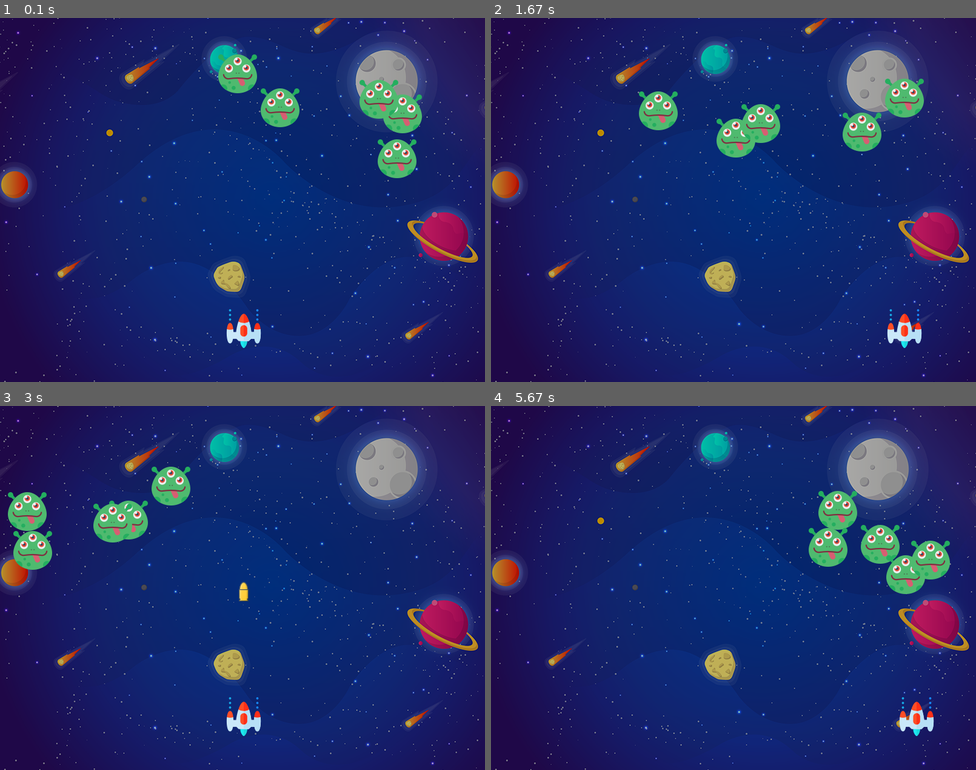
Above: before the commit, frames 1-4 (two rows, left to right).
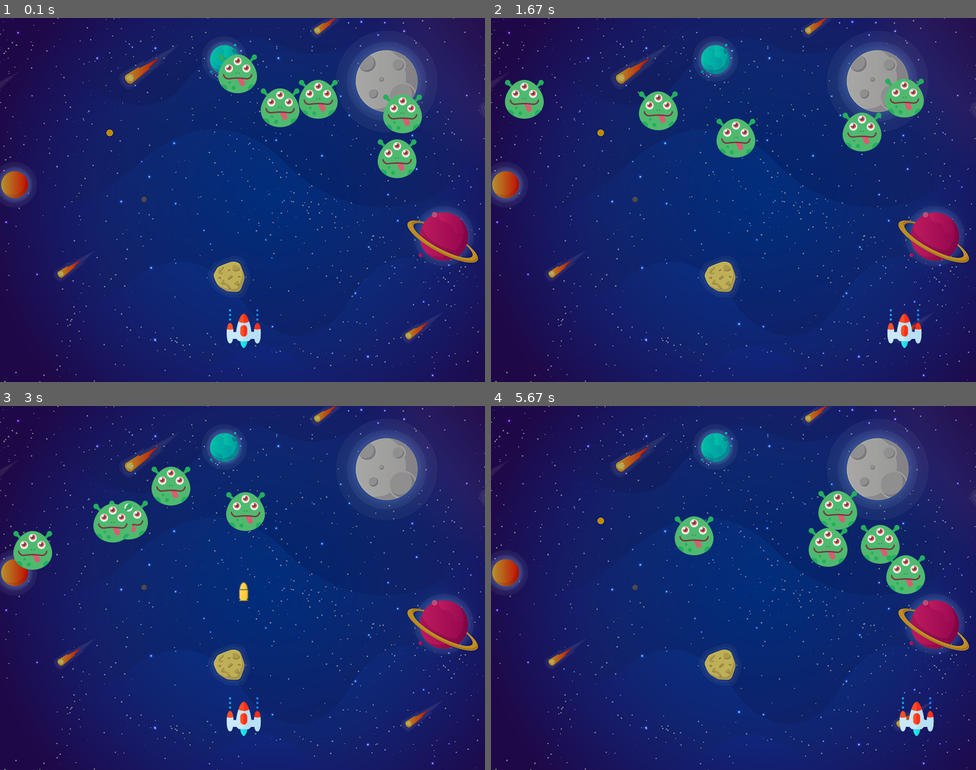
Above: after the commit, the same moments.

Repository: jayanthvarma134/Fun-Panrom
Game: pygame game, started from space invaders/main.py
The game is run twice, just before and just after one commit, with the same random seed, the same clock (stepped at 60 frames per second) and the same inputs.
Inputs:
- Up to frame 1 (0.1 s): no input
- Up to frame 2 (1.67 s): hold Right 0.33-0.8 s; hold Up 0.83-1.13 s; hold Right 1.17-1.63 s
- Up to frame 3 (3 s): hold Left 1.67-2.2 s; hold Left 2.23-2.63 s; hold Up from 2.67 s (still down)
- Up to frame 4 (5.67 s): release Up at 3.03 s; hold Right 3.07-3.7 s; hold Left 3.73-4.2 s; hold Right 4.23-4.7 s; hold Up 4.73-5.03 s; hold Right 5.07-5.53 s; hold Left from 5.57 s (still down)

The runs differ from the first frame. In frame 1, 1.3% of the frame differs, in the area x 61-83%, y 17-28%; in frame 2, 1.4%; in frame 3, 1.4%, in the area x 1-55%, y 23-35%; in frame 4, 1.4%.

Commit message:
Update main.py
enemy random initial left right direction

Diff:
--- a/space invaders/main.py
+++ b/space invaders/main.py
@@ -24,14 +24,7 @@
 bulletY = []
 bulletX_change = []
 bulletY_change = []
-#bullet_state = []
 
-'''bullet_img = pygame.image.load('spritesandimages/bullet.png')
-bulletX = 0
-bulletY = 480
-bulletX_change = 0
-bulletY_change = 10'''
-#bullet state
 bullet_state = []
 for i in range(150):
 	bullet_state.append('ready')
@@ -49,11 +42,14 @@
 enemyY=[]
 enemyX_change =[]
 enemyY_change=[]
+left_right = [-1,1]
+
 for i in range(num_of_enemies):
 	enemy_img.append(pygame.image.load('spritesandimages/enemy.png'))
 	enemyX.append(random.randint(0,736))
 	enemyY.append(random.randint(20, 200))
-	enemyX_change.append(5)
+	enemy_left_right = random.choice(left_right)
+	enemyX_change.append(5*enemy_left_right)
 	enemyY_change.append(40)
 
 def player(x, y):
@@ -140,7 +136,7 @@
 				score += 1
 				enemyX[i] = random.randint(0,736)
 				enemyY[i] = random.randint(20, 200)
-				#print(score)
+				print(score)
 
 		enemy(enemyX[i], enemyY[i], i)
 
